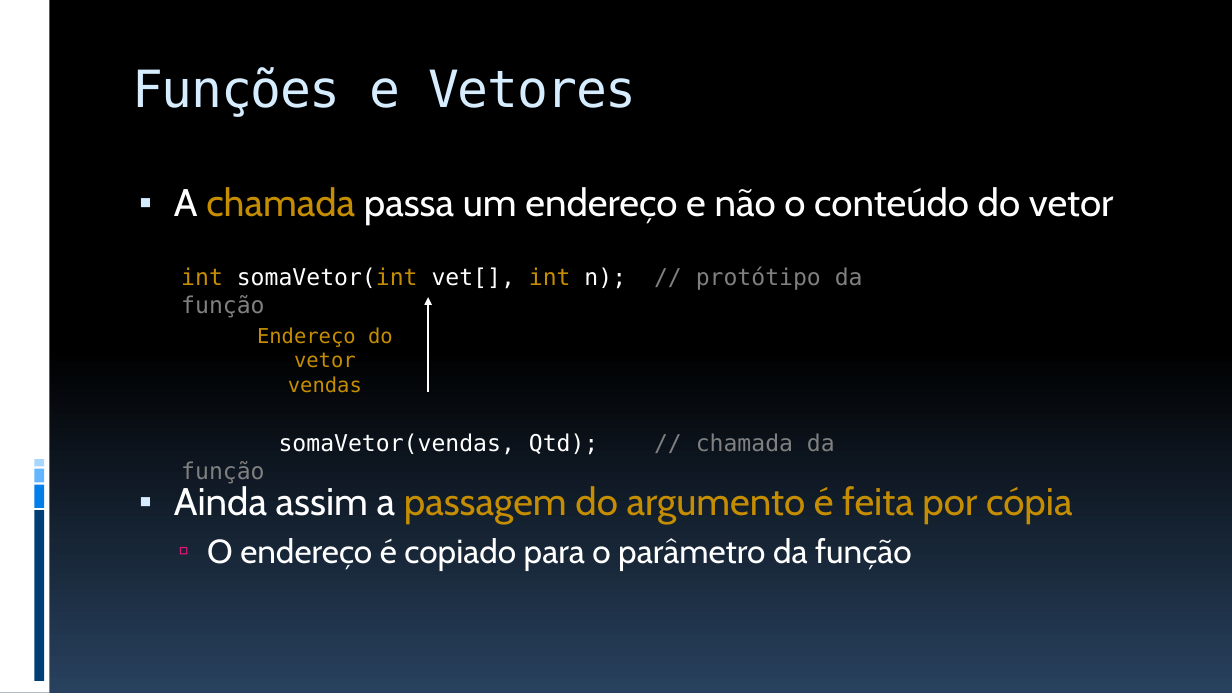
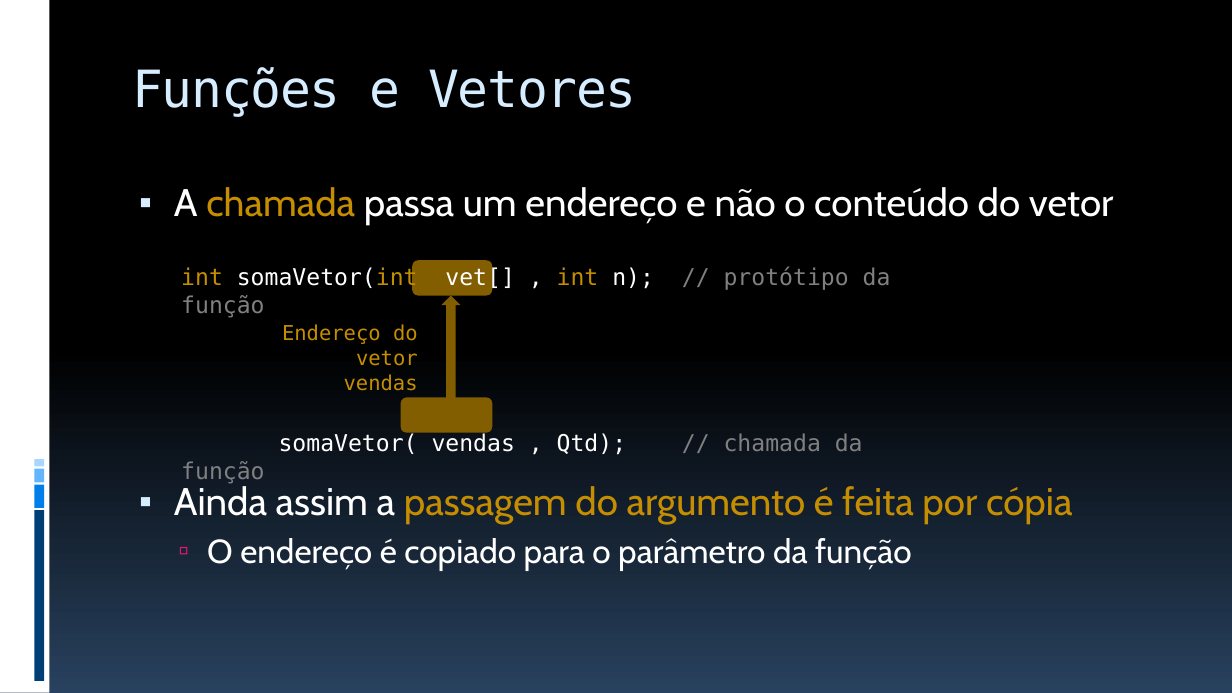
Before and after one commit to JudsonSS/ProgComp, a slide deck: slide 11 of Slides/25. Funções com Vetores.pptx. Drawn at 1232x693 pixels with LibreOffice and Linux fonts; fonts in the diff are those of the drawing. Boxes give left, top, right and bottom in pixels: in the first picture for what was removed or moved away, otherwise in the second. Text is boxed around its words. In the diff, an @@ line names an element or a change of style, - is before the commit and + after.

```diff
--- a/Slides/25. Funções com Vetores.pptx
+++ b/Slides/25. Funções com Vetores.pptx
@@ text at (x1=181, y1=266, x2=891, y2=484): spaces changed @@
-int somaVetor(int vet[], int n); // protótipo da função
-somaVetor(vendas, Qtd); // chamada da função
+int somaVetor(int vet[] , int n); // protótipo da função
+somaVetor( vendas , Qtd); // chamada da função
@@ rounded rectangle added at (x1=412, y1=261, x2=493, y2=296), fill #835E01 @@
@@ arrow removed from (428, 392) to (428, 298) @@
@@ down arrow added at (x1=442, y1=296, x2=461, y2=403), fill #835E01 @@
@@ text "Endereço do vetor vendas" moved from (x1=257, y1=327, x2=393, y2=393) to (x1=282, y1=324, x2=418, y2=391) @@
@@ text "Endereço do vetor vendas" at (x1=282, y1=324, x2=418, y2=391): alignment centre to right @@
@@ rounded rectangle added at (x1=401, y1=397, x2=493, y2=433), fill #835E01 @@
```
Also in this commit, not shown: 10 other slides changed, 1 other file.
